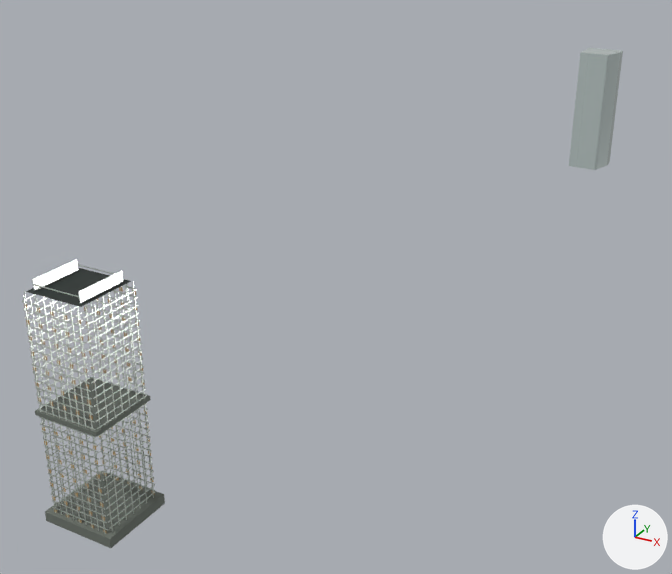
What one commit did to the Blender file landmarks/assets/venture-capital.blend.
One viewpoint serves both versions: a camera (50 mm lens) standing at (387.0, -1647.0, 476.0) and looking at (-137.0, -694.0, 0.0). Every picture has the same lights, and +X, +Y and +Z are marked at lower right. The older version comes first.

The first picture shows 'crown_frame', 'envelope', 'fins', 'floor_bands', 'podium', 'refuge_belt', 'roof_deck' and 1 more.
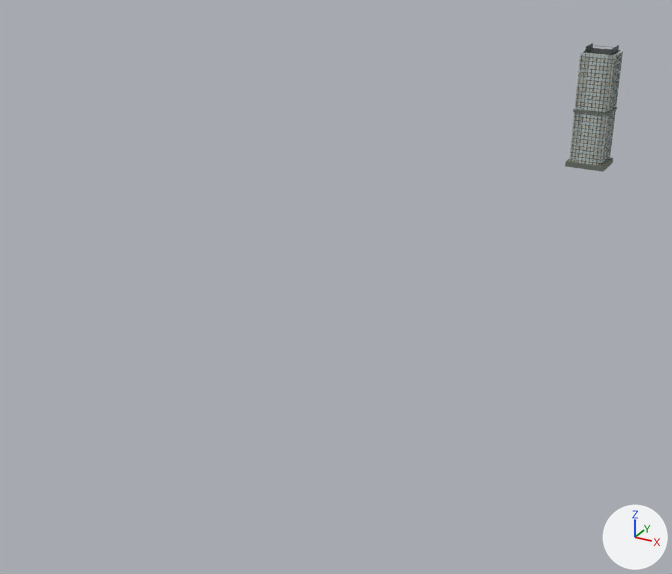
The change in detail:
Material 'metal' (mat_metal) changes colour from light grey #d5ddd6 to dark grey #4a5552; in linear values from (0.665, 0.723, 0.672) to (0.0685, 0.0908, 0.0844).
In material 'metal' (mat_metal), roughness goes from 0.28 to 0.48.
me_roof_deck is used by ob_roof_deck; location (0.0, 0.0, 0.0).
me_roof_deck had 24 vertices, 6 faces and spanned x -106.8..-53.3, y -1214.1..-1161.6, z 201.8..202.3.
me_roof_deck now has 8 vertices, 6 faces and spans x -27.8..25.8, y -13.8..38.8, z 201.8..202.3.
me_roof_deck part 1: 24 vertices removed from x -106.8..-53.3, y -1214.1..-1161.6, z 201.8..202.3.
me_roof_deck part 2: 8 vertices added at x -27.8..25.8, y -13.8..38.8, z 201.8..202.3.
me_crown_frame is used by ob_crown_frame; location (0.0, 0.0, 0.0).
me_crown_frame had 96 vertices, 24 faces and spanned x -103.3..-56.8, y -1210.6..-1165.1, z 202.4..211.4.
me_crown_frame now has 32 vertices, 24 faces and spans x -24.2..22.2, y -10.2..35.3, z 202.4..211.4.
me_crown_frame part 3: 96 vertices removed from x -103.3..-56.8, y -1210.6..-1165.1, z 202.4..211.4.
me_crown_frame part 4: 32 vertices added at x -24.2..22.2, y -10.2..35.3, z 202.4..211.4.
me_floor_bands is used by ob_floor_bands; location (0.0, 0.0, 0.0).
me_floor_bands had 2880 vertices, 720 faces and spanned x -110.0..-50.0, y -1217.0..-1159.0, z 6.0..195.0.
me_floor_bands now has 960 vertices, 720 faces and spans x -31.0..29.0, y -17.0..42.0, z 6.0..195.0.
me_floor_bands part 5: 2880 vertices removed from x -110.0..-50.0, y -1217.0..-1159.0, z 6.0..195.0.
me_floor_bands part 6: 960 vertices added at x -31.0..29.0, y -17.0..42.0, z 6.0..195.0.
me_fins is used by ob_fins; location (0.0, 0.0, 0.0).
me_fins had 768 vertices, 192 faces and spanned x -110.0..-50.0, y -1218.0..-1158.0, z 0.0..201.0.
me_fins now has 256 vertices, 192 faces and spans x -31.0..29.0, y -17.0..42.0, z 0.0..201.0.
me_fins part 7: 768 vertices removed from x -110.0..-50.0, y -1218.0..-1158.0, z 0.0..201.0.
me_fins part 8: 256 vertices added at x -31.0..29.0, y -17.0..42.0, z 0.0..201.0.
me_refuge_belt is used by ob_refuge_belt; location (0.0, 0.0, 0.0).
me_refuge_belt had 24 vertices, 6 faces and spanned x -111.6..-48.5, y -1218.8..-1157.0, z 99.4..103.0.
me_refuge_belt now has 8 vertices, 6 faces and spans x -32.5..30.6, y -18.4..43.4, z 99.4..103.0.
me_refuge_belt part 9: 24 vertices removed from x -111.6..-48.5, y -1218.8..-1157.0, z 99.4..103.0.
me_refuge_belt part 10: 8 vertices added at x -32.5..30.6, y -18.4..43.4, z 99.4..103.0.
me_podium is used by ob_podium; location (0.0, 0.0, 0.0).
me_podium had 24 vertices, 6 faces and spanned x -114.9..-45.2, y -1221.1..-1154.7, z 0.0..9.1.
me_podium now has 8 vertices, 6 faces and spans x -35.8..33.8, y -20.7..45.7, z 0.0..9.1.
me_podium part 11: 24 vertices removed from x -114.9..-45.2, y -1221.1..-1154.7, z 0.0..9.1.
me_podium part 12: 8 vertices added at x -35.8..33.8, y -20.7..45.7, z 0.0..9.1.

Where the change shows, as pixel boxes [x1, y1, x2, y2] in the pictures (672 x 574 px):
'fins', recoloured, surface changed, reshaped (58% narrower, 57% shorter)
    before: [23, 269, 154, 533]
    after: [569, 51, 623, 165]
'floor_bands', recoloured, surface changed, reshaped (59% narrower, 55% shorter)
    before: [22, 285, 156, 530]
    after: [569, 54, 623, 164]
'podium', reshaped
    before: [45, 471, 165, 548]
    after: [565, 158, 613, 172]
'refuge_belt', reshaped
    before: [35, 377, 151, 437]
    after: [573, 107, 617, 116]
'roof_deck', reshaped (63% narrower, 80% shorter)
    before: [26, 268, 131, 307]
    after: [583, 48, 621, 55]
'crown_frame', recoloured, surface changed, reshaped (62% narrower, 73% shorter)
    before: [32, 259, 123, 303]
    after: [585, 43, 619, 54]
part 1 of me_roof_deck, deleted
    before: [26, 268, 131, 307]
part 2 of me_roof_deck, added
    after: [583, 48, 621, 55]
part 3 of me_crown_frame, deleted
    before: [32, 259, 123, 303]
part 4 of me_crown_frame, added
    after: [585, 43, 619, 54]
part 5 of me_floor_bands, deleted
    before: [22, 285, 156, 530]
part 6 of me_floor_bands, added
    after: [569, 54, 623, 164]
part 7 of me_fins, deleted
    before: [23, 269, 154, 533]
part 8 of me_fins, added
    after: [569, 51, 623, 165]
part 9 of me_refuge_belt, deleted
    before: [35, 377, 151, 437]
part 10 of me_refuge_belt, added
    after: [573, 107, 617, 116]
part 11 of me_podium, deleted
    before: [45, 471, 165, 548]
part 12 of me_podium, added
    after: [565, 158, 613, 172]
